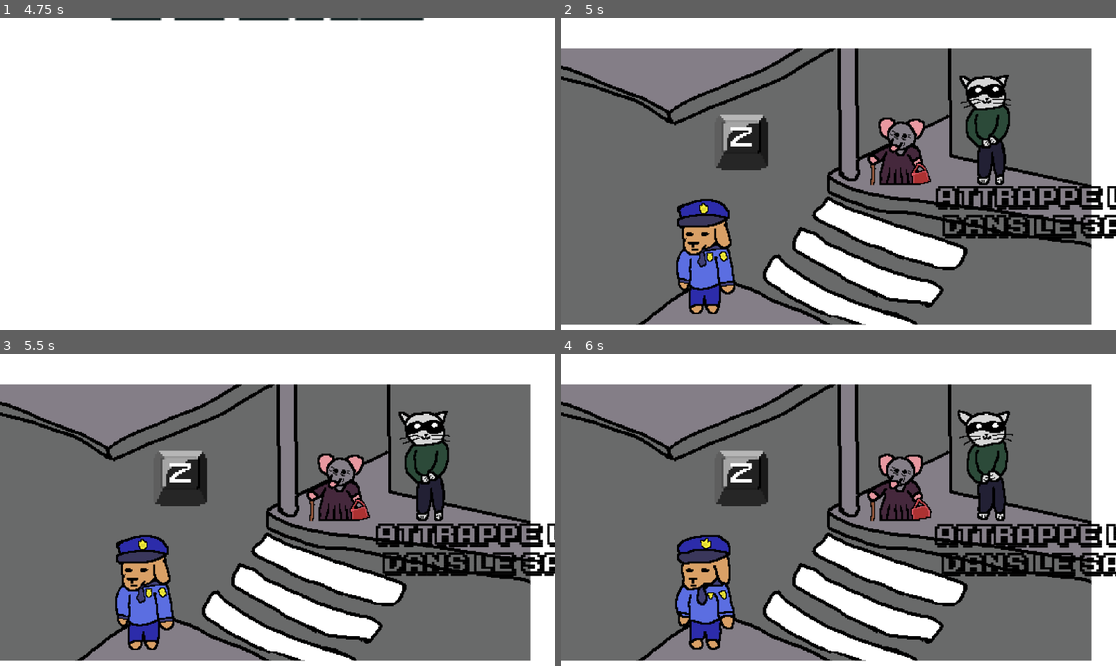
Above: before the commit, frames 1-4 (two rows, left to right).
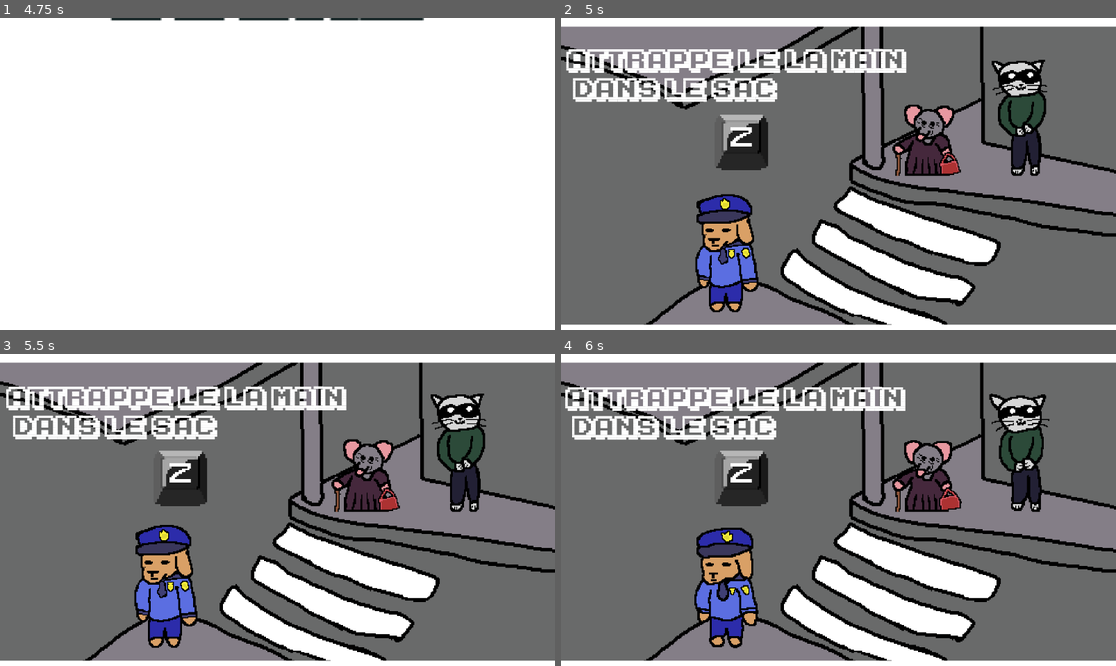
Above: after the commit, the same moments.

Repository: MartinLion1GDC/WarioWareICAN_ML_MD_KK
Game: Godot game, scene res://wario_ware_ican.tscn
Same seed, same stepped clock (60 frames per second), same inputs: the game is played once before the commit and once after it. This scene is started directly instead of the project's main scene.
Inputs:
- Up to frame 1 (4.75 s): tap Enter (ui_accept) at 0.5, 0.77, 1.52, 3.02, 3.77, 4.52 s; hold D (pressright) 0.53-2.03 s; tap W (Action) at 0.6, 2.1, 3.6 s; tap P (spawn) at 1.35, 2.85, 4.35 s; hold A (pressleft) 2.03-2.78 s; hold D (pressright) 2.78-4.28 s; hold A (pressleft) from 4.28 s (still down)
- Up to frame 2 (5 s): keep holding A (pressleft)
- Up to frame 3 (5.5 s): release A (pressleft) at 5.03 s; hold D (pressright) from 5.03 s (still down); tap W (Action) at 5.1 s
- Up to frame 4 (6 s): release D (pressright) at 5.78 s; hold A (pressleft) from 5.78 s (still down); tap P (spawn) at 5.85 s

Frame 1 is identical in both runs. In frame 2, 47% of the frame differs, in the area x 0-100%, y 2-99%; in frame 3, 47%; in frame 4, 47%.

Commit message:
Police+Transition

Diff:
--- a/WariowareICAN/Jeux/PoliceJeu.gd
+++ b/WariowareICAN/Jeux/PoliceJeu.gd
@@ -1,9 +1,9 @@
 extends Node2D
 
 @onready var timer = $GameTimer
-@onready var animated_sprite = $PolicierAnimations
+@onready var animated_sprite = $Policier/PolicierAnimations
 
-@onready var voleur_animations = $voleurAnimations
+@onready var voleur_animations = $Voleur/voleurAnimations
 
 @onready var voleur_s_ong = $voleurSOng
 
--- a/WariowareICAN/Jeux/PoliceJeu.tscn
+++ b/WariowareICAN/Jeux/PoliceJeu.tscn
@@ -10,6 +10,68 @@
 [ext_resource type="AudioStream" uid="uid://mgpd0ccgj1g7" path="res://sounds/dog hhmmm  - jeu policier.wav" id="10_o7k1k"]
 [ext_resource type="AudioStream" uid="uid://dm772gjyiob6u" path="res://sounds/grandma scream - lose policier.wav" id="11_5yq8v"]
 
+[sub_resource type="Animation" id="Animation_to5bl"]
+length = 0.001
+tracks/0/type = "value"
+tracks/0/imported = false
+tracks/0/enabled = true
+tracks/0/path = NodePath(".:position")
+tracks/0/interp = 1
+tracks/0/loop_wrap = true
+tracks/0/keys = {
+"times": PackedFloat32Array(0),
+"transitions": PackedFloat32Array(1),
+"update": 0,
+"values": [Vector2(188, 192)]
+}
+tracks/1/type = "value"
+tracks/1/imported = false
+tracks/1/enabled = true
+tracks/1/path = NodePath(".:scale")
+tracks/1/interp = 1
+tracks/1/loop_wrap = true
+tracks/1/keys = {
+"times": PackedFloat32Array(0),
+"transitions": PackedFloat32Array(1),
+"update": 0,
+"values": [Vector2(2.05809, 2.05809)]
+}
+
+[sub_resource type="Animation" id="Animation_8j1px"]
+resource_name = "bopping"
+length = 0.3
+loop_mode = 1
+tracks/0/type = "value"
+tracks/0/imported = false
+tracks/0/enabled = true
+tracks/0/path = NodePath(".:position")
+tracks/0/interp = 1
+tracks/0/loop_wrap = true
+tracks/0/keys = {
+"times": PackedFloat32Array(0, 0.1, 0.2, 0.3),
+"transitions": PackedFloat32Array(1, 1, 1, 1),
+"update": 0,
+"values": [Vector2(188, 192), Vector2(188, 192), Vector2(188, 216), Vector2(188, 192)]
+}
+tracks/1/type = "value"
+tracks/1/imported = false
+tracks/1/enabled = true
+tracks/1/path = NodePath(".:scale")
+tracks/1/interp = 1
+tracks/1/loop_wrap = true
+tracks/1/keys = {
+"times": PackedFloat32Array(0, 0.1, 0.2, 0.3),
+"transitions": PackedFloat32Array(1, 1, 1, 1),
+"update": 0,
+"values": [Vector2(2.05809, 2.05809), Vector2(2.05809, 2.05809), Vector2(2.058, 1.943), Vector2(2.05809, 2.05809)]
+}
+
+[sub_resource type="AnimationLibrary" id="AnimationLibrary_sna4u"]
+_data = {
+"RESET": SubResource("Animation_to5bl"),
+"bopping": SubResource("Animation_8j1px")
+}
+
 [sub_resource type="AtlasTexture" id="AtlasTexture_6klrd"]
 atlas = ExtResource("7_sp6qh")
 region = Rect2(576, 0, 192, 128)
@@ -565,6 +627,68 @@
 "name": &"Tooearly",
 "speed": 7.0
 }]
+
+[sub_resource type="Animation" id="Animation_idrq5"]
+resource_name = "Bopping"
+length = 0.3
+loop_mode = 1
+tracks/0/type = "value"
+tracks/0/imported = false
+tracks/0/enabled = true
+tracks/0/path = NodePath(".:position")
+tracks/0/interp = 1
+tracks/0/loop_wrap = true
+tracks/0/keys = {
+"times": PackedFloat32Array(0, 0.1, 0.2, 0.3),
+"transitions": PackedFloat32Array(1, 1, 1, 1),
+"update": 0,
+"values": [Vector2(0, 0), Vector2(0, 0), Vector2(0, 9), Vector2(0, 0)]
+}
+tracks/1/type = "value"
+tracks/1/imported = false
+tracks/1/enabled = true
+tracks/1/path = NodePath(".:scale")
+tracks/1/interp = 1
+tracks/1/loop_wrap = true
+tracks/1/keys = {
+"times": PackedFloat32Array(0, 0.1, 0.2, 0.3),
+"transitions": PackedFloat32Array(1, 1, 1, 1),
+"update": 0,
+"values": [Vector2(1, 1), Vector2(1, 1), Vector2(1, 0.97), Vector2(1, 1)]
+}
+
+[sub_resource type="Animation" id="Animation_vtuol"]
+length = 0.001
+tracks/0/type = "value"
+tracks/0/imported = false
+tracks/0/enabled = true
+tracks/0/path = NodePath(".:position")
+tracks/0/interp = 1
+tracks/0/loop_wrap = true
+tracks/0/keys = {
+"times": PackedFloat32Array(0),
+"transitions": PackedFloat32Array(1),
+"update": 0,
+"values": [Vector2(0, 0)]
+}
+tracks/1/type = "value"
+tracks/1/imported = false
+tracks/1/enabled = true
+tracks/1/path = NodePath(".:scale")
+tracks/1/interp = 1
+tracks/1/loop_wrap = true
+tracks/1/keys = {
+"times": PackedFloat32Array(0),
+"transitions": PackedFloat32Array(1),
+"update": 0,
+"values": [Vector2(1, 1)]
+}
+
+[sub_resource type="AnimationLibrary" id="AnimationLibrary_3ercc"]
+_data = {
+"Bopping": SubResource("Animation_idrq5"),
+"RESET": SubResource("Animation_vtuol")
+}
 
 [sub_resource type="AtlasTexture" id="AtlasTexture_etp8u"]
 atlas = ExtResource("9_wooi6")
@@ -626,8 +750,8 @@
 script = ExtResource("1_78lwp")
 
 [node name="Décor" type="Sprite2D" parent="."]
-position = Vector2(-39.1233, 327)
-scale = Vector2(1.12329, 1.12329)
+position = Vector2(5.78861, 304.5)
+scale = Vector2(1.21135, 1.21135)
 texture = ExtResource("2_gabr8")
 
 [node name="voleurSOng" type="AudioStreamPlayer" parent="."]
@@ -646,27 +770,45 @@
 [node name="GameTimer" type="Timer" parent="."]
 wait_time = 6.0
 
-[node name="PolicierAnimations" parent="." instance=ExtResource("1_fi10d")]
-position = Vector2(-235.122, 465.663)
-scale = Vector2(1.98172, 1.98172)
+[node name="Policier" type="Node2D" parent="."]
+position = Vector2(188, 192)
+scale = Vector2(2.05809, 2.05809)
+
+[node name="PolicierAnimations" parent="Policier" instance=ExtResource("1_fi10d")]
+position = Vector2(-183.186, 126.449)
+scale = Vector2(1.02357, 1.02357)
 frame = 1
 frame_progress = 0.454481
 
-[node name="voleurAnimations" type="AnimatedSprite2D" parent="."]
-position = Vector2(188, 192)
-scale = Vector2(2.05809, 2.05809)
+[node name="Plicerplayer" type="AnimationPlayer" parent="Policier"]
+libraries = {
+"": SubResource("AnimationLibrary_sna4u")
+}
+autoplay = "bopping"
+
+[node name="Voleur" type="Node2D" parent="."]
+
+[node name="voleurAnimations" type="AnimatedSprite2D" parent="Voleur"]
+position = Vector2(249, 163)
+scale = Vector2(2.21654, 2.21654)
 sprite_frames = SubResource("SpriteFrames_e4pf3")
-animation = &"Tooearly"
+animation = &"AboutTosteal"
 autoplay = "NotStealing"
 
+[node name="voleurplayer" type="AnimationPlayer" parent="Voleur"]
+libraries = {
+"": SubResource("AnimationLibrary_3ercc")
+}
+autoplay = "Bopping"
+
 [node name="TexteStartNode" parent="." instance=ExtResource("9_rfc4r")]
 
 [node name="Label" parent="TexteStartNode" index="0"]
-offset_left = 210.0
-offset_top = 321.0
-offset_right = 911.0
-offset_bottom = 516.0
-theme_override_colors/font_color = Color(0, 0, 0, 1)
+offset_left = -557.0
+offset_top = 37.0
+offset_right = 144.0
+offset_bottom = 232.0
+theme_override_colors/font_color = Color(1, 1, 1, 1)
 text = "Attrappe le la main
  dans le sac"
 
--- a/WariowareICAN/Jeux/facteur_jeu.tscn
+++ b/WariowareICAN/Jeux/facteur_jeu.tscn
@@ -90,6 +90,21 @@
 "values": [Vector2(0, -237), Vector2(-276, -237)]
 }
 
+[sub_resource type="Animation" id="Animation_wg4jr"]
+resource_name = "Normal"
+tracks/0/type = "value"
+tracks/0/imported = false
+tracks/0/enabled = true
+tracks/0/path = NodePath("..:position")
+tracks/0/interp = 1
+tracks/0/loop_wrap = true
+tracks/0/keys = {
+"times": PackedFloat32Array(0),
+"transitions": PackedFloat32Array(1),
+"update": 0,
+"values": [Vector2(158, -237)]
+}
+
 [sub_resource type="Animation" id="Animation_57to1"]
 length = 0.001
 tracks/0/type = "value"
@@ -103,21 +118,6 @@
 "transitions": PackedFloat32Array(1),
 "update": 0,
 "values": [Vector2(0, -237)]
-}
-
-[sub_resource type="Animation" id="Animation_wg4jr"]
-resource_name = "Normal"
-tracks/0/type = "value"
-tracks/0/imported = false
-tracks/0/enabled = true
-tracks/0/path = NodePath("..:position")
-tracks/0/interp = 1
-tracks/0/loop_wrap = true
-tracks/0/keys = {
-"times": PackedFloat32Array(0),
-"transitions": PackedFloat32Array(1),
-"update": 0,
-"values": [Vector2(158, -237)]
 }
 
 [sub_resource type="AnimationLibrary" id="AnimationLibrary_6tpxl"]
--- a/WariowareICAN/TransitionManager.gd
+++ b/WariowareICAN/TransitionManager.gd
@@ -88,5 +88,14 @@
 
 
 func _on_timer_timeout():
-	$introNewMicroGame.play()
-	transition_animation_player.play("zoomIn")
+	if lives < 0 :
+		Game_over()
+
+	else :
+		$introNewMicroGame.play()
+		transition_animation_player.play("zoomIn")
+
+
+func Game_over():
+	print("Gameover")
+	pass
--- a/WariowareICAN/wario_ware_ican.tscn
+++ b/WariowareICAN/wario_ware_ican.tscn
@@ -402,6 +402,7 @@
 
 [sub_resource type="Animation" id="Animation_uxg7q"]
 resource_name = "disappear"
+length = 2.0
 tracks/0/type = "value"
 tracks/0/imported = false
 tracks/0/enabled = true
@@ -409,10 +410,22 @@
 tracks/0/interp = 1
 tracks/0/loop_wrap = true
 tracks/0/keys = {
-"times": PackedFloat32Array(0, 0.3),
-"transitions": PackedFloat32Array(1, 1),
-"update": 0,
-"values": [Vector2(-381.25, 464), Vector2(-381.25, 856.75)]
+"times": PackedFloat32Array(0, 0.2, 0.3, 0.5, 0.7, 0.9, 1, 1.1, 1.2, 1.4, 1.5, 1.7, 1.9),
+"transitions": PackedFloat32Array(1, 1, 1, 1, 1, 1, 1, 1, 1, 1, 1, 1, 1),
+"update": 0,
+"values": [Vector2(-381.25, 464), Vector2(-380.25, 491), Vector2(-380.25, 517), Vector2(-380.25, 517), Vector2(-413.25, 507), Vector2(-456.25, 511), Vector2(-480.25, 521), Vector2(-518.25, 506), Vector2(-564.25, 517), Vector2(-597.25, 503), Vector2(-624.25, 513), Vector2(-681.25, 497), Vector2(-931.25, 516)]
+}
+tracks/1/type = "value"
+tracks/1/imported = false
+tracks/1/enabled = true
+tracks/1/path = NodePath(".:scale")
+tracks/1/interp = 1
+tracks/1/loop_wrap = true
+tracks/1/keys = {
+"times": PackedFloat32Array(0, 0.2, 0.3),
+"transitions": PackedFloat32Array(1, 1, 1),
+"update": 0,
+"values": [Vector2(10, 10), Vector2(10, 9), Vector2(10, 7.5)]
 }
 
 [sub_resource type="AnimationLibrary" id="AnimationLibrary_6mvwl"]
@@ -549,6 +562,7 @@
 
 [sub_resource type="Animation" id="Animation_8d1m3"]
 resource_name = "disappear"
+length = 2.0
 tracks/0/type = "value"
 tracks/0/imported = false
 tracks/0/enabled = true
@@ -556,10 +570,22 @@
 tracks/0/interp = 1
 tracks/0/loop_wrap = true
 tracks/0/keys = {
-"times": PackedFloat32Array(0, 0.3),
-"transitions": PackedFloat32Array(1, 1),
-"update": 0,
-"values": [Vector2(-157.25, 476), Vector2(-157.25, 734)]
+"times": PackedFloat32Array(0, 0.3, 0.5, 0.7, 0.9, 1.1, 1.3, 1.5, 1.7, 1.8, 2),
+"transitions": PackedFloat32Array(1, 1, 1, 1, 1, 1, 1, 1, 1, 1, 1),
+"update": 0,
+"values": [Vector2(-157.25, 476), Vector2(-157.25, 495), Vector2(-157.25, 522), Vector2(-196.25, 508), Vector2(-236.25, 526), Vector2(-289.25, 513), Vector2(-313.25, 524), Vector2(-392.25, 511), Vector2(-440.25, 519), Vector2(-544.25, 504), Vector2(-652.25, 514)]
+}
+tracks/1/type = "value"
+tracks/1/imported = false
+tracks/1/enabled = true
+tracks/1/path = NodePath("..:scale")
+tracks/1/interp = 1
+tracks/1/loop_wrap = true
+tracks/1/keys = {
+"times": PackedFloat32Array(0, 0.3, 0.5),
+"transitions": PackedFloat32Array(1, 1, 1),
+"update": 0,
+"values": [Vector2(1, 1), Vector2(1, 0.9), Vector2(1, 0.75)]
 }
 
 [sub_resource type="AnimationLibrary" id="AnimationLibrary_mgbqs"]
@@ -662,6 +688,7 @@
 
 [sub_resource type="Animation" id="Animation_wniab"]
 resource_name = "Disappear"
+length = 2.0
 tracks/0/type = "value"
 tracks/0/imported = false
 tracks/0/enabled = true
@@ -669,10 +696,22 @@
 tracks/0/interp = 1
 tracks/0/loop_wrap = true
 tracks/0/keys = {
-"times": PackedFloat32Array(0, 0.3),
-"transitions": PackedFloat32Array(1, 1),
-"update": 0,
-"values": [Vector2(104.75, 479), Vector2(104.75, 758)]
+"times": PackedFloat32Array(0, 0.2, 0.4, 0.6, 0.8, 1, 1.2, 1.4, 1.6, 1.8, 2),
+"transitions": PackedFloat32Array(1, 1, 1, 1, 1, 1, 1, 1, 1, 1, 1),
+"update": 0,
+"values": [Vector2(104.75, 479), Vector2(104.75, 496), Vector2(104.75, 527), Vector2(104.75, 527), Vector2(164.75, 514), Vector2(241.75, 531), Vector2(368.75, 507), Vector2(461.75, 522), Vector2(560.75, 505), Vector2(616.75, 521), Vector2(779.75, 496)]
+}
+tracks/1/type = "value"
+tracks/1/imported = false
+tracks/1/enabled = true
+tracks/1/path = NodePath("..:scale")
+tracks/1/interp = 1
+tracks/1/loop_wrap = true
+tracks/1/keys = {
+"times": PackedFloat32Array(0, 0.2, 0.4, 0.6),
+"transitions": PackedFloat32Array(1, 1, 1, 1),
+"update": 0,
+"values": [Vector2(1, 1), Vector2(1, 0.9), Vector2(1, 0.75), Vector2(1, 0.75)]
 }
 
 [sub_resource type="Animation" id="Animation_4b10t"]
@@ -866,6 +905,7 @@
 
 [sub_resource type="Animation" id="Animation_2oqry"]
 resource_name = "disappear"
+length = 2.0
 tracks/0/type = "value"
 tracks/0/imported = false
 tracks/0/enabled = true
@@ -873,10 +913,22 @@
 tracks/0/interp = 1
 tracks/0/loop_wrap = true
 tracks/0/keys = {
-"times": PackedFloat32Array(0, 0.3),
-"transitions": PackedFloat32Array(1, 1),
-"update": 0,
-"values": [Vector2(347.75, 480), Vector2(347.75, 739)]
+"times": PackedFloat32Array(0, 0.2, 0.4, 0.6, 0.8, 1, 1.2, 1.3, 1.5, 1.7, 1.9, 2),
+"transitions": PackedFloat32Array(1, 1, 1, 1, 1, 1, 1, 1, 1, 1, 1, 1),
+"update": 0,
+"values": [Vector2(347.75, 480), Vector2(347.75, 497), Vector2(347.75, 526), Vector2(347.75, 526), Vector2(392.75, 514), Vector2(437.75, 532), Vector2(475.75, 515), Vector2(499.75, 523), Vector2(545.75, 504), Vector2(580.75, 523), Vector2(647.75, 498), Vector2(764.75, 525)]
+}
+tracks/1/type = "value"
+tracks/1/imported = false
+tracks/1/enabled = true
+tracks/1/path = NodePath("..:scale")
+tracks/1/interp = 1
+tracks/1/loop_wrap = true
+tracks/1/keys = {
+"times": PackedFloat32Array(0, 0.2, 0.4, 0.6),
+"transitions": PackedFloat32Array(1, 1, 1, 1),
+"update": 0,
+"values": [Vector2(1, 1), Vector2(1, 0.9), Vector2(1, 0.75), Vector2(1, 0.75)]
 }
 
 [sub_resource type="AnimationLibrary" id="AnimationLibrary_3n1ki"]
Not shown: 1 places in WariowareICAN/Jeux/PoliceJeu.tscn that only renumber resources
